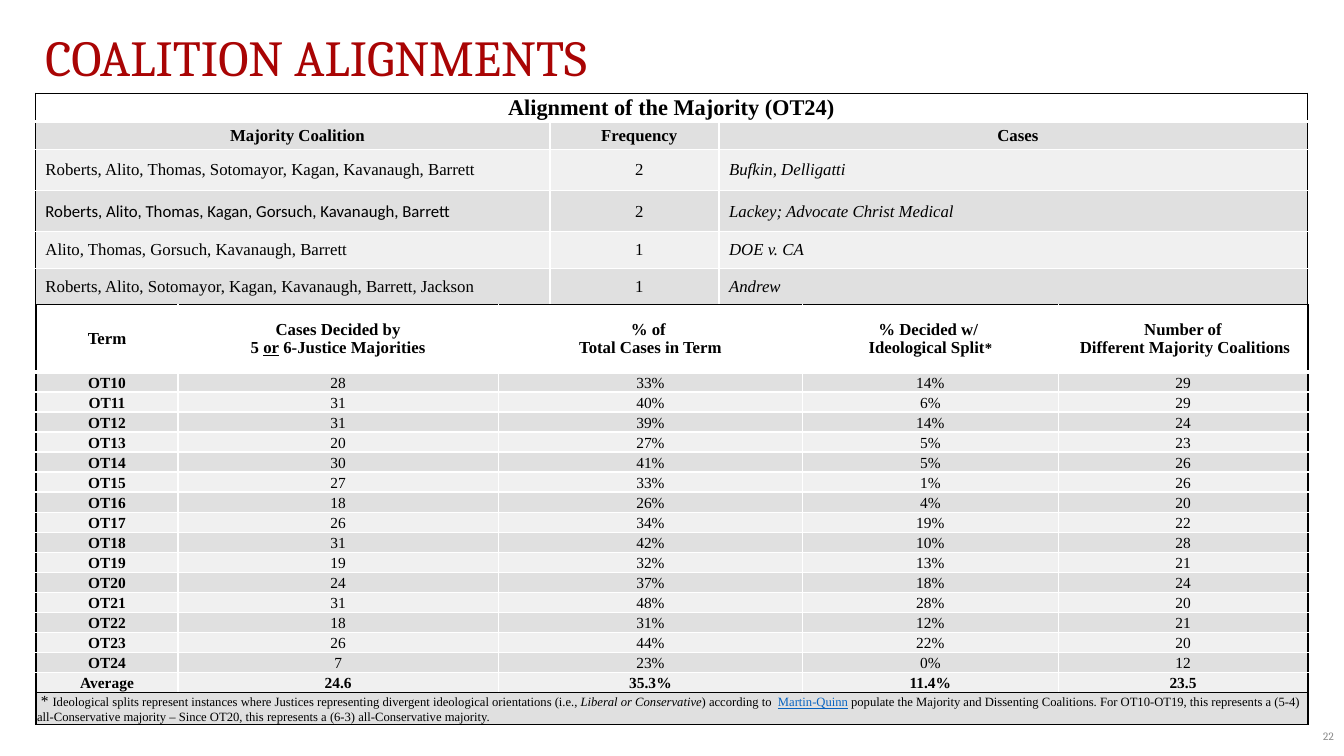
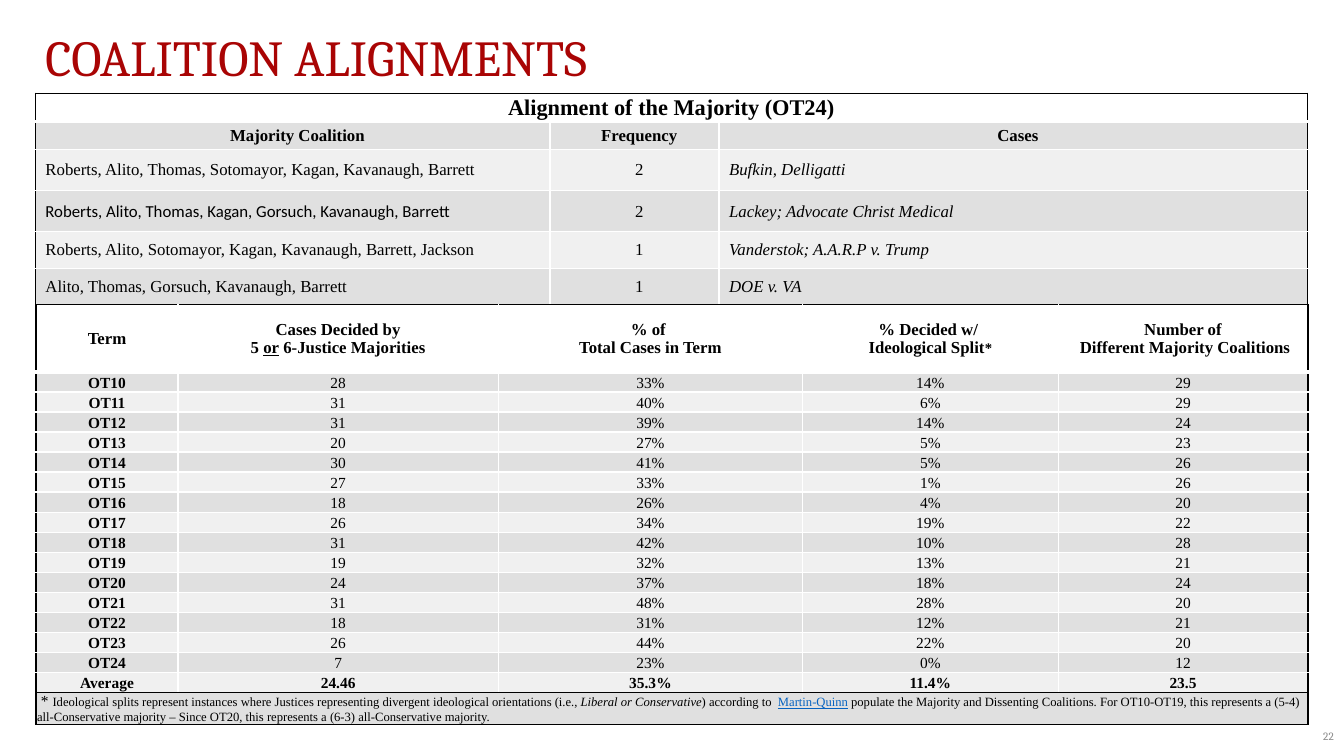
Before and after one commit to JakeTruscott/scotuswatch, a slide deck: slide 22 of Stat Reviews/OT24_StatReview/compilation/SCOTUSBlog/statpack_OT24.pptx. Drawn at 1344x756 pixels with LibreOffice and Linux fonts; fonts in the diff are those of the drawing. Boxes give left, top, right and bottom in pixels: in the first picture for what was removed or moved away, otherwise in the second. Text is boxed around its words. In the diff, an @@ line names an element or a change of style, - is before the commit and + after.

```diff
--- a/Stat Reviews/OT24_StatReview/compilation/SCOTUSBlog/statpack_OT24.pptx
+++ b/Stat Reviews/OT24_StatReview/compilation/SCOTUSBlog/statpack_OT24.pptx
@@ table at [35, 93, 1309, 304] @@
-row 5, column 1: Alito, Thomas, Gorsuch, Kavanaugh, Barrett
+row 5, column 1: Roberts, Alito, Sotomayor, Kagan, Kavanaugh, Barrett, Jackson
-row 5, column 3: DOE v. CA
+row 5, column 3: Vanderstok; A.A.R.P v. Trump
-row 6, column 1: Roberts, Alito, Sotomayor, Kagan, Kavanaugh, Barrett, Jackson
+row 6, column 1: Alito, Thomas, Gorsuch, Kavanaugh, Barrett
-row 6, column 3: Andrew
+row 6, column 3: DOE v. VA
@@ table at [36, 304, 1309, 728] @@
-row 17, column 2: 24.6
+row 17, column 2: 24.46
```
Also in this commit, not shown: 11 other slides changed, 25 other files.
